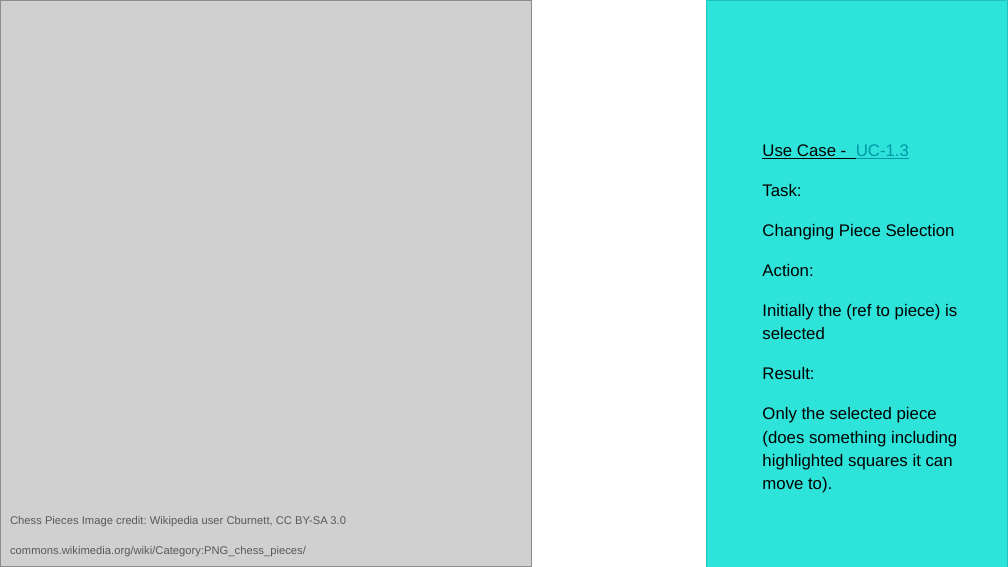
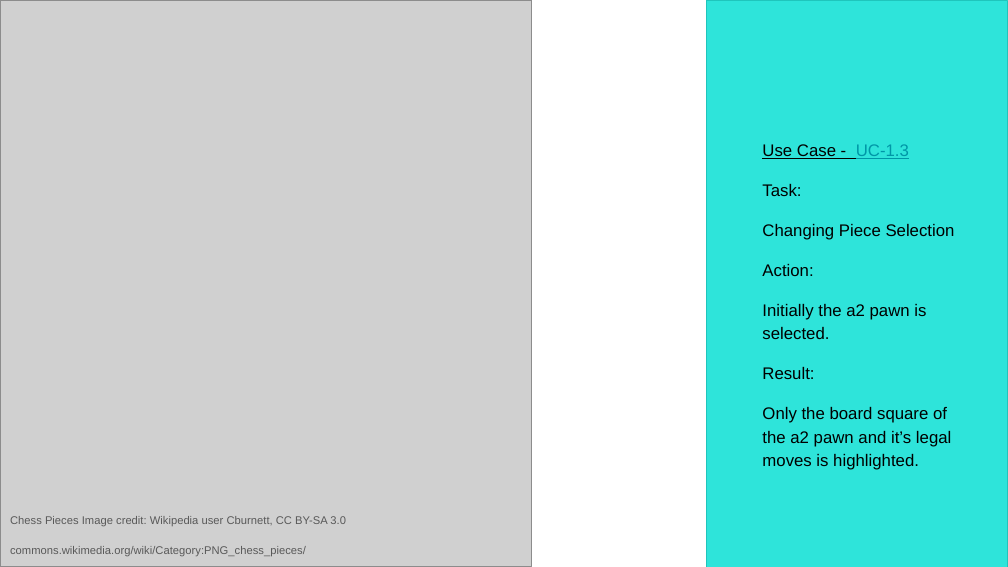
Before and after one commit to Skadoot/GP9, a slide deck: slide 14 of docs/ui_spec/UI-Spec-Pres-GP9.pptx. Drawn at 1008x567 pixels with LibreOffice and Linux fonts; fonts in the diff are those of the drawing; grey boxes stand for pictures. Boxes give left, top, right and bottom in pixels: in the first picture for what was removed or moved away, otherwise in the second. Text is boxed around its words. In the diff, an @@ line names an element or a change of style, - is before the commit and + after.

```diff
--- a/docs/ui_spec/UI-Spec-Pres-GP9.pptx
+++ b/docs/ui_spec/UI-Spec-Pres-GP9.pptx
@@ text at box(762, 304, 926, 339): text changed @@
-Initially the (ref to piece) is selected
+Initially the a2 pawn is selected.
@@ text at box(762, 407, 951, 470): text changed @@
-Only the selected piece (does something including highlighted squares it can move to).
+Only the board square of the a2 pawn and it’s legal moves is highlighted.
```
Also in this commit, not shown: 10 other slides changed, 3 slides added, 6 other files.
